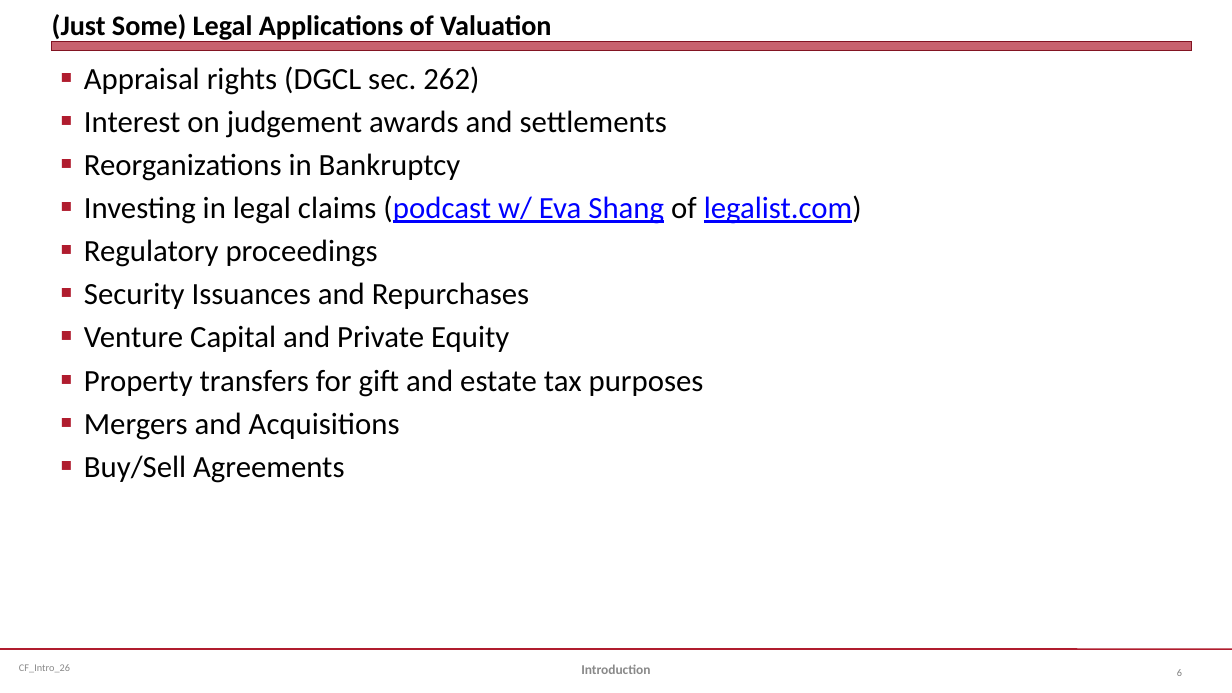
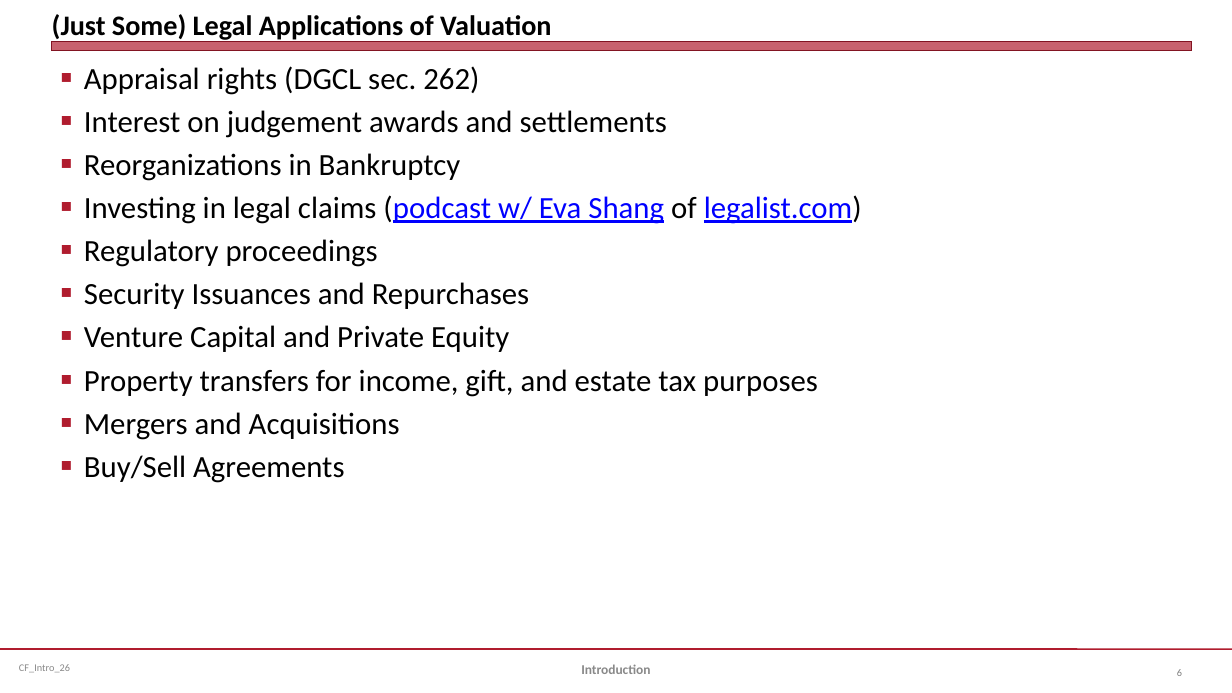
Before and after one commit to jmc877/Corporate-Finance, a slide deck: slide 6 of slides/CF_Intro_26.pptx. Drawn at 1232x693 pixels with LibreOffice and Linux fonts; fonts in the diff are those of the drawing. Boxes give left, top, right and bottom in pixels: in the first picture for what was removed or moved away, otherwise in the second. Text is boxed around its words. In the diff, an @@ line names an element or a change of style, - is before the commit and + after.

```diff
--- a/slides/CF_Intro_26.pptx
+++ b/slides/CF_Intro_26.pptx
@@ text at [84,369,818,397]: text changed @@
-■ Property transfers for gift and estate tax purposes
+■ Property transfers for income, gift, and estate tax purposes
```
Also in this commit, not shown: 3 other slides changed, 3 other files.
